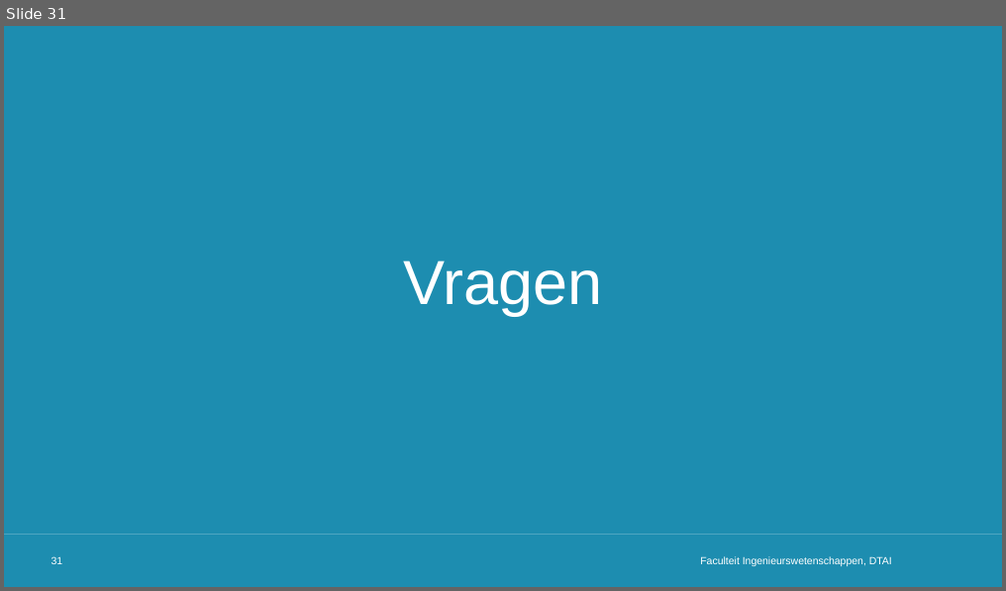
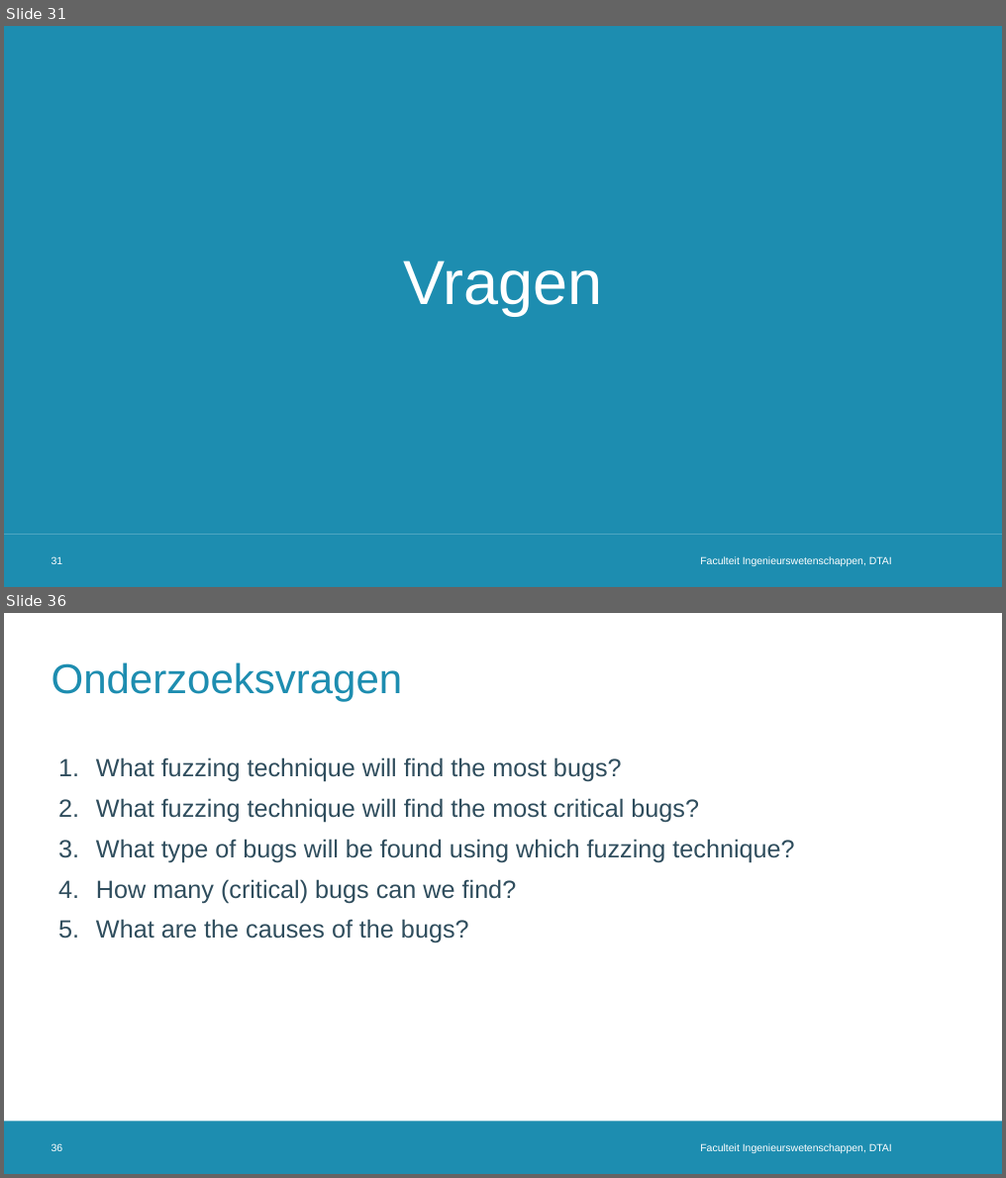
Before and after one commit to rubenkindt/Masterproef-paper-RubenKindt, a slide deck: Milestones/M3 december presentation/M3.pptx. Shown one above the other, each under a label of ours: slide 31 before the commit, slides 31 and 36 after it; the slides between them are not shown. The pictures are 1006x591 and 1006x1178 pixels, drawn with LibreOffice and Linux fonts; fonts in the diff are those of the drawing; background and template pictures are left out. Boxes give left, top, right and bottom in pixels: in the first picture for what was removed or moved away, otherwise in the second. Text is boxed around its words. In the diff, an @@ line names an element or a change of style, - is before the commit and + after.

```diff
--- a/Milestones/M3 december presentation/M3.pptx
+++ b/Milestones/M3 december presentation/M3.pptx
@@ slide 36 added at (4, 613, 1002, 1174), background #FFFFFF; not listed: 1 template element that a slide beside it also shows @@
@@ title added at (52, 663, 403, 702), 40 pt, text #1D8DB0 @@
+Onderzoeksvragen
@@ text added at (96, 758, 794, 944), 24 pt, text #2F4D5D @@
+1. What fuzzing technique will find the most bugs?
+2. What fuzzing technique will find the most critical bugs?
+3. What type of bugs will be found using which fuzzing technique?
+4. How many (critical) bugs can we find?
+5. What are the causes of the bugs?
@@ page number added at (52, 1144, 63, 1152), 10 pt, text #FFFFFF @@
+36
@@ text added at (700, 1144, 892, 1154), 10 pt, text #FFFFFF @@
+Faculteit Ingenieurswetenschappen, DTAI
```
Also in this commit, not shown: 10 slides changed, 6 other slides added, 1 other file.
